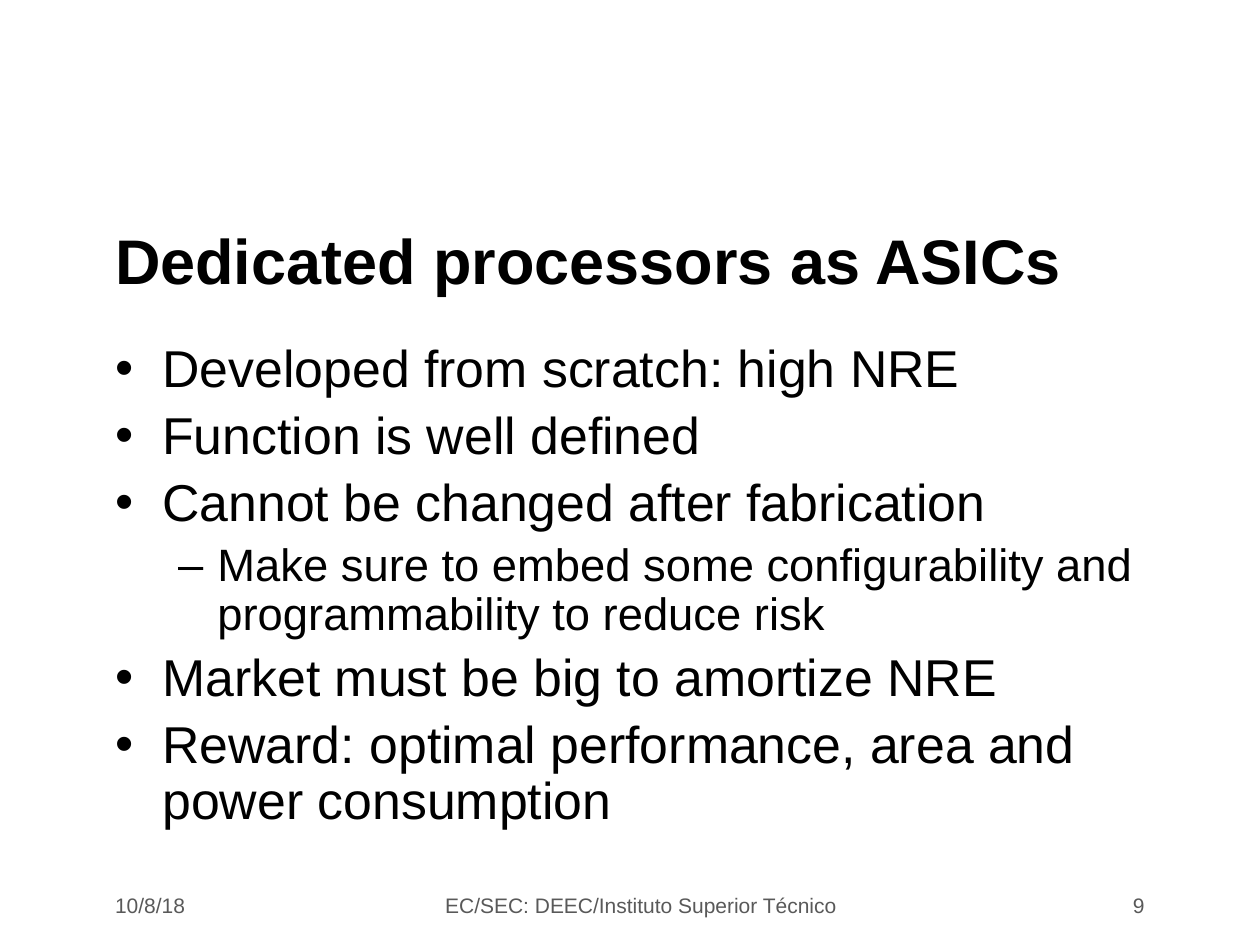
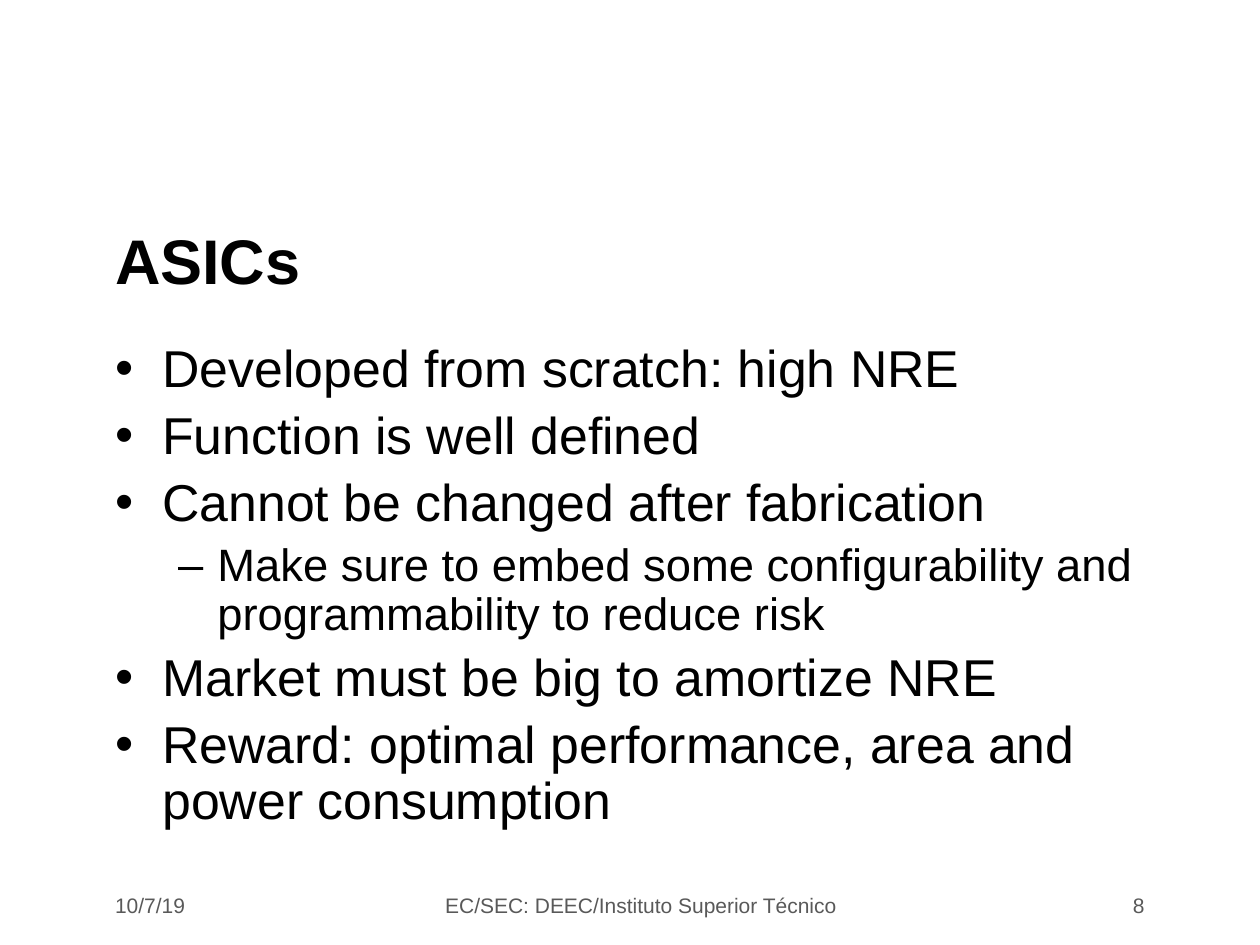
Before and after one commit to jjts/ist-sec, a slide deck: slide 8 of lectures/l6_design_choices/l6.odp (slide 9 before the commit). Drawn at 1260x945 pixels with LibreOffice and Linux fonts; fonts in the diff are those of the drawing; background and template pictures are left out. Boxes give left, top, right and bottom in pixels: in the first picture for what was removed or moved away, otherwise in the second. Text is boxed around its words. In the diff, an @@ line names an element or a change of style, - is before the commit and + after.

```diff
--- a/lectures/l6_design_choices/l6.odp
+++ b/lectures/l6_design_choices/l6.odp
@@ title at box(115, 240, 300, 285): text changed @@
-Dedicated processors as ASICs
+ASICs
@@ text at box(115, 898, 185, 913): text changed @@
-10/8/18
+10/7/19
@@ page number at box(1133, 898, 1145, 913): text changed @@
-9
+8
```
Also in this commit, not shown: 18 other slides changed, 8 slides removed.
